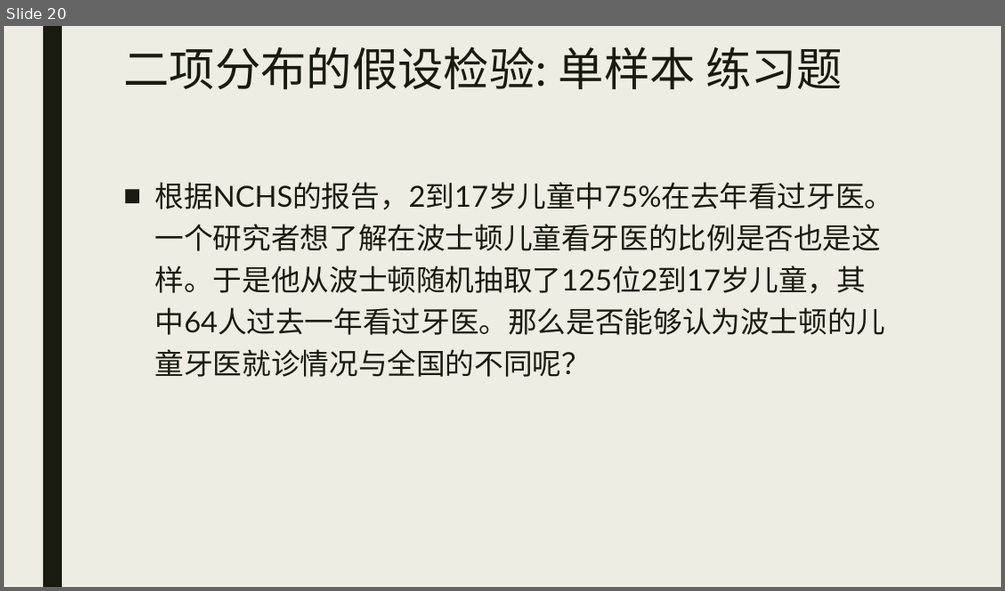
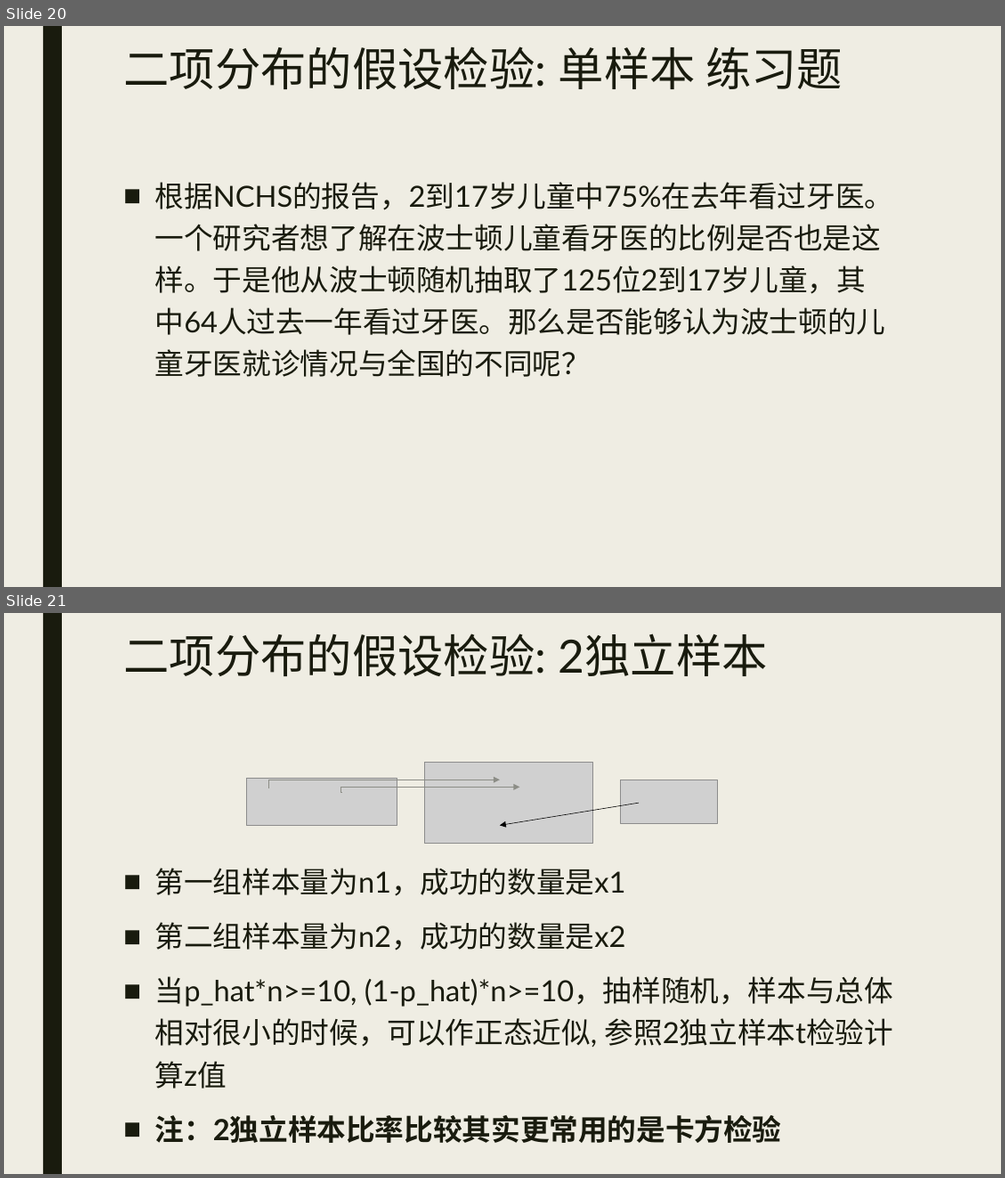
Before and after one commit to beneon/medstat, a slide deck: lect-6/二分变量的检验以及样本量估计.pptx. Shown one above the other, each under a label of ours: slide 20 before the commit, slides 20 and 21 after it. The pictures are 1005x591 and 1005x1178 pixels, drawn with LibreOffice and Linux fonts; fonts in the diff are those of the drawing; grey boxes stand for pictures. Boxes give left, top, right and bottom in pixels: in the first picture for what was removed or moved away, otherwise in the second. Text is boxed around its words. In the diff, an @@ line names an element or a change of style, - is before the commit and + after.

```diff
--- a/lect-6/二分变量的检验以及样本量估计.pptx
+++ b/lect-6/二分变量的检验以及样本量估计.pptx
@@ slide 21 added at box(4, 613, 1001, 1174), background #EFEDE3; not listed: 1 template element that a slide beside it also shows @@
@@ title added at box(123, 633, 768, 676), 44 pt, text #191B0E @@
+二项分布的假设检验: 2独立样本
@@ picture added at box(424, 763, 592, 844) @@
@@ picture added at box(246, 778, 396, 826) @@
@@ elbow arrow added from (268, 788) to (500, 779), #8C8D86 0.5 pt @@
@@ elbow arrow added from (342, 793) to (520, 787), #8C8D86 0.5 pt @@
@@ picture added at box(620, 779, 718, 823) @@
@@ arrow added from (639, 803) to (500, 826), #000000 0.5 pt @@
@@ text added at box(155, 868, 893, 1143), 28 pt, text #191B0E @@
+■ 第一组样本量为n1，成功的数量是x1
+■ 第二组样本量为n2，成功的数量是x2
+■ 当p_hat*n>=10, (1-p_hat)*n>=10，抽样随机，样本与总体相对很小的时候，可以作正态近似, 参照2独立样本t检验计算z值
+■ 注：2独立样本比率比较其实更常用的是卡方检验
```
Also in this commit, not shown: 17 other slides added.
